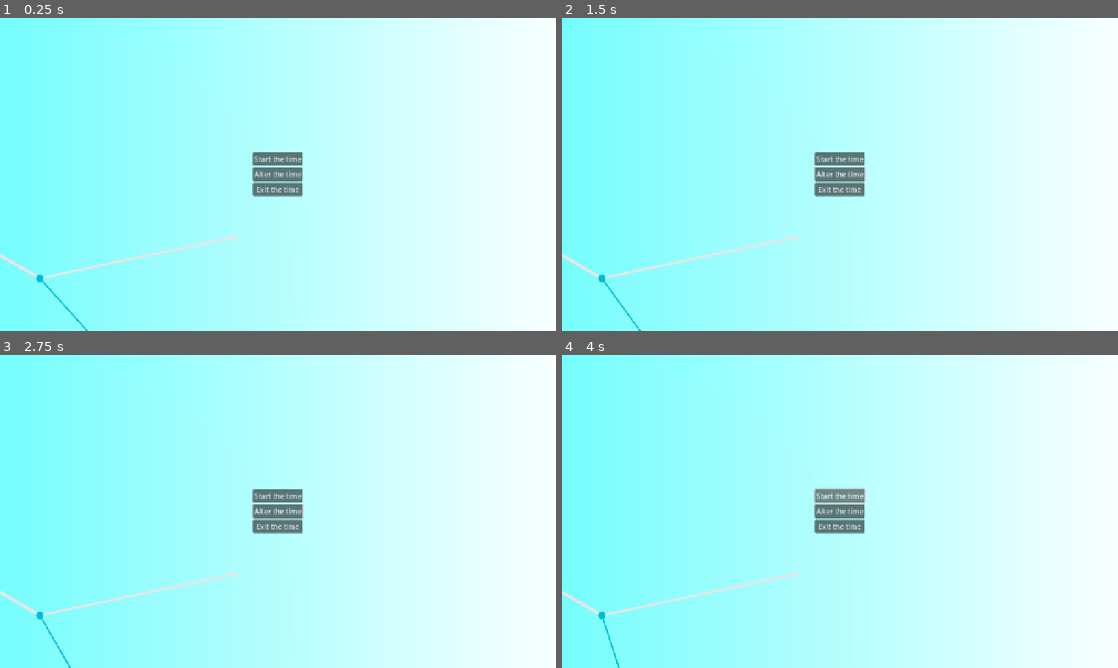
Above: before the commit, frames 1-4 (two rows, left to right).
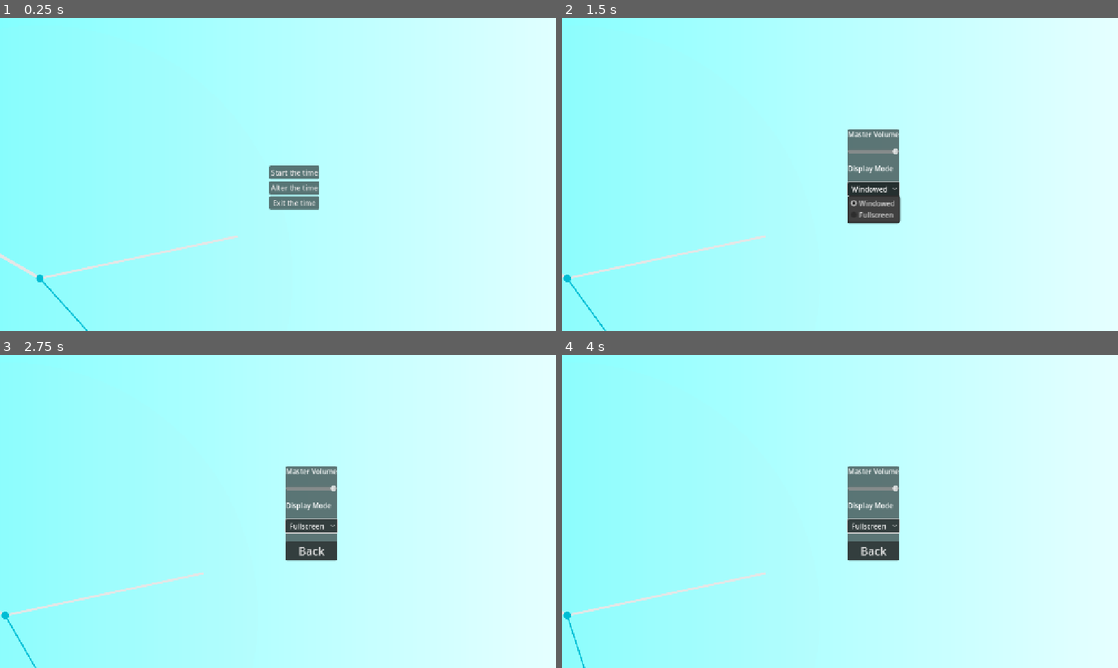
Above: after the commit, the same moments.

Repository: MisterIXI/gmtk25
Game: Godot game, scene res://scenes/main-menu/mainmenu.tscn
The game is run twice, just before and just after one commit, with the same random seed, the same clock (stepped at 60 frames per second) and the same inputs.
Inputs (mouse positions are in pixels of both pictures, inside the frame that each line leads up to):
- Up to frame 1 (0.25 s): no input
- Up to frame 2 (1.5 s): click "Alter the time" at 0.5 s; click (873, 190) at 1.25 s, where only the run after the commit has a clickable "Windowed"
- Up to frame 3 (2.75 s): click (311, 552) at 2 s, where only the run after the commit has a clickable "Back"
- Up to frame 4 (4 s): click (840, 495) at 2.75 s, where only the run before the commit has a clickable "Start the time"; click (840, 495) at 3.5 s, where only the run before the commit has a clickable "Start the time"

The runs differ from the first frame. In frame 1, 2.0% of the frame differs, in the area x 45-100%, y 0-100%; in frame 2, 4.3%, in the area x 0-61%, y 0-100%; in frame 3, 4.3%; in frame 4, 4.3%.

Commit message:
Flip flopping fuckity FUCK FUCK FUCK

Diff:
--- /dev/null
+++ b/scenes/main-menu/mainmenu.gd
@@ -0,0 +1,77 @@
+extends Control
+
+@onready var main_menu_buttons = %MainMenuButtons
+@onready var user_options = %UserOptions
+
+var active_tween: Tween
+
+func _ready() -> void:
+	#debugging brought to you by
+	#GEMINI :D
+	if not main_menu_buttons:
+		main_menu_buttons = get_node_or_null("MainMenuButtons")
+		if not main_menu_buttons:
+			push_error("MainMenuButtons node not found!")
+			return
+
+	if not user_options:
+		user_options = get_node_or_null("UserOptions")
+		if not user_options:
+			push_error("UserOptions node not found!")
+			return
+
+	if user_options.has_signal("back_pressed"):
+		user_options.back_pressed.connect(_on_user_options_back_pressed)
+	else:
+		push_error("UserOptions doesn't have back_pressed signal!")
+
+	user_options.visible = false
+	user_options.modulate.a = 0.0
+
+func _on_start_game_button_pressed() -> void:
+	pass
+
+func _on_options_button_pressed() -> void:
+	if not main_menu_buttons or not user_options:
+		return
+
+	if active_tween and active_tween.is_running():
+		return
+
+	active_tween = create_tween()
+
+	active_tween.parallel().tween_property(self, "position", Vector2(-80, 0), 0.3).set_trans(Tween.TRANS_SINE)
+	active_tween.parallel().tween_property(main_menu_buttons, "modulate:a", 0.0, 0.3)
+	active_tween.tween_callback(_show_options_menu)
+	active_tween.tween_property(user_options, "modulate:a", 1.0, 0.3)
+
+func _on_user_options_back_pressed() -> void:
+	if not main_menu_buttons or not user_options:
+		return
+
+	if active_tween and active_tween.is_running():
+		return
+
+	active_tween = create_tween()
+
+	active_tween.tween_property(user_options, "modulate:a", 0.0, 0.3)
+	active_tween.tween_callback(_show_main_menu)
+
+	active_tween.parallel().tween_property(self, "position", Vector2.ZERO, 0.3).set_trans(Tween.TRANS_SINE)
+	active_tween.parallel().tween_property(main_menu_buttons, "modulate:a", 1.0, 0.3)
+
+func _on_quit_button_pressed() -> void:
+	get_tree().quit()
+
+func _show_options_menu() -> void:
+	if main_menu_buttons and is_instance_valid(main_menu_buttons):
+		main_menu_buttons.visible = false
+	if user_options and is_instance_valid(user_options):
+		user_options.visible = true
+
+#thanks ai for showing me some fucking stupid fixes. I dont know
+func _show_main_menu() -> void:
+	if user_options and is_instance_valid(user_options):
+		user_options.visible = false
+	if main_menu_buttons and is_instance_valid(main_menu_buttons):
+		main_menu_buttons.visible = true
--- a/scenes/main-menu/mainmenu.tscn
+++ b/scenes/main-menu/mainmenu.tscn
@@ -1,6 +1,8 @@
-[gd_scene load_steps=4 format=3 uid="uid://b5t2jyubv6nib"]
+[gd_scene load_steps=6 format=3 uid="uid://b5t2jyubv6nib"]
 
-[ext_resource type="Script" uid="uid://cj5m4o8lwwtcw" path="res://scenes/main-menu/clock_background.gd" id="1_qs7d8"]
+[ext_resource type="Script" uid="uid://dm50r0agt5v6n" path="res://scenes/main-menu/mainmenu.gd" id="1_ngnu3"]
+[ext_resource type="Script" uid="uid://ck27ew68cm2ii" path="res://scenes/main-menu/clock_background.gd" id="1_qs7d8"]
+[ext_resource type="PackedScene" uid="uid://cwms5tpukff7t" path="res://scenes/main-menu/user_options.tscn" id="3_m4j2j"]
 
 [sub_resource type="Gradient" id="Gradient_qs7d8"]
 offsets = PackedFloat32Array(0.008230452, 1)
@@ -16,10 +18,11 @@
 anchor_bottom = 1.0
 grow_horizontal = 2
 grow_vertical = 2
+script = ExtResource("1_ngnu3")
 
 [node name="Sprite2D" type="Sprite2D" parent="."]
-position = Vector2(525.50006, 328)
-scale = Vector2(6.3476567, 853.5)
+position = Vector2(519, 309)
+scale = Vector2(9.300782, 1192.75)
 texture = SubResource("GradientTexture1D_ngnu3")
 
 [node name="ClockBackground" type="Control" parent="."]
@@ -33,7 +36,7 @@
 [node name="Timer" type="Timer" parent="ClockBackground"]
 autostart = true
 
-[node name="CenterContainer" type="CenterContainer" parent="."]
+[node name="SlidingContainer" type="Control" parent="."]
 layout_mode = 1
 anchors_preset = 15
 anchor_right = 1.0
@@ -41,19 +44,43 @@
 grow_horizontal = 2
 grow_vertical = 2
 
-[node name="VBoxContainer" type="VBoxContainer" parent="CenterContainer"]
+[node name="CenterStuff" type="CenterContainer" parent="SlidingContainer"]
+layout_mode = 1
+anchors_preset = -1
+anchor_right = 1.0
+anchor_bottom = 1.0
+offset_right = 75.0
+offset_bottom = 61.0
+grow_horizontal = 2
+grow_vertical = 2
+
+[node name="MainMenuButtons" type="VBoxContainer" parent="SlidingContainer/CenterStuff"]
+unique_name_in_owner = true
 layout_mode = 2
 
-[node name="Button" type="Button" parent="CenterContainer/VBoxContainer"]
+[node name="Button" type="Button" parent="SlidingContainer/CenterStuff/MainMenuButtons"]
 layout_mode = 2
 text = "Start the time"
 
-[node name="Button2" type="Button" parent="CenterContainer/VBoxContainer"]
+[node name="Button2" type="Button" parent="SlidingContainer/CenterStuff/MainMenuButtons"]
 layout_mode = 2
 text = "Alter the time"
 
-[node name="Button3" type="Button" parent="CenterContainer/VBoxContainer"]
+[node name="Button3" type="Button" parent="SlidingContainer/CenterStuff/MainMenuButtons"]
 layout_mode = 2
 text = "Exit the time"
 
+[node name="UserOptions" parent="SlidingContainer" instance=ExtResource("3_m4j2j")]
+unique_name_in_owner = true
+visible = false
+layout_mode = 1
+anchors_preset = -1
+offset_left = 157.0
+offset_top = 5.0
+offset_right = 157.0
+offset_bottom = 5.0
+
 [connection signal="timeout" from="ClockBackground/Timer" to="ClockBackground" method="_on_timer_timeout"]
+[connection signal="pressed" from="SlidingContainer/CenterStuff/MainMenuButtons/Button" to="." method="_on_start_button_pressed"]
+[connection signal="pressed" from="SlidingContainer/CenterStuff/MainMenuButtons/Button2" to="." method="_on_options_button_pressed"]
+[connection signal="pressed" from="SlidingContainer/CenterStuff/MainMenuButtons/Button3" to="." method="_on_quit_button_pressed"]
--- /dev/null
+++ b/scenes/main-menu/user_options.gd
@@ -0,0 +1,38 @@
+# user_options.gd
+extends Control
+
+# (FIX) Declare the signal so other nodes know it exists.
+signal back_pressed
+
+@onready var volume_slider = $CenterContainer/PanelContainer/VBoxContainer/VolumeSlider
+@onready var display_mode_button = $CenterContainer/PanelContainer/VBoxContainer/DisplayModeButton
+@onready var display_mode_label = $CenterContainer/PanelContainer/VBoxContainer/DisplayModeLabel
+
+const DISPLAY_MODES = [DisplayServer.WINDOW_MODE_WINDOWED,
+					  DisplayServer.WINDOW_MODE_EXCLUSIVE_FULLSCREEN]
+const DISPLAY_MODE_NAMES = ["Windowed", "Fullscreen"]
+
+func _ready():
+	var bus_idx = AudioServer.get_bus_index("Master")
+	volume_slider.value = db_to_linear(AudioServer.get_bus_volume_db(bus_idx)) * 100.0
+	if OS.has_feature("web"):
+		display_mode_button.hide()
+		display_mode_label.hide()
+	else:
+		for mode_name in DISPLAY_MODE_NAMES:
+			display_mode_button.add_item(mode_name)
+		var current_mode = DisplayServer.window_get_mode()
+		var current_mode_idx = DISPLAY_MODES.find(current_mode)
+		if current_mode_idx != -1:
+			display_mode_button.select(current_mode_idx)
+
+func _on_volume_slider_value_changed(value):
+	var bus_idx = AudioServer.get_bus_index("Master")
+	AudioServer.set_bus_volume_db(bus_idx, linear_to_db(value / 100.0))
+
+func _on_display_mode_button_item_selected(index):
+	DisplayServer.window_set_mode(DISPLAY_MODES[index])
+
+func _on_back_button_pressed():
+	# Instead of self.hide(), we now emit our custom signal.
+	emit_signal("back_pressed")
--- /dev/null
+++ b/scenes/main-menu/user_options.tscn
@@ -0,0 +1,50 @@
+[gd_scene load_steps=2 format=3 uid="uid://cwms5tpukff7t"]
+
+[ext_resource type="Script" uid="uid://df7idmhpu0xbb" path="res://scenes/main-menu/user_options.gd" id="1_w6jiu"]
+
+[node name="UserOptions" type="Control"]
+layout_mode = 3
+anchors_preset = 15
+anchor_right = 1.0
+anchor_bottom = 1.0
+grow_horizontal = 2
+grow_vertical = 2
+script = ExtResource("1_w6jiu")
+
+[node name="CenterContainer" type="CenterContainer" parent="."]
+layout_mode = 1
+anchors_preset = 15
+anchor_right = 1.0
+anchor_bottom = 1.0
+grow_horizontal = 2
+grow_vertical = 2
+
+[node name="PanelContainer" type="PanelContainer" parent="CenterContainer"]
+layout_mode = 2
+
+[node name="VBoxContainer" type="VBoxContainer" parent="CenterContainer/PanelContainer"]
+layout_mode = 2
+theme_override_constants/separation = 20
+
+[node name="Label" type="Label" parent="CenterContainer/PanelContainer/VBoxContainer"]
+layout_mode = 2
+text = "Master Volume"
+
+[node name="VolumeSlider" type="HSlider" parent="CenterContainer/PanelContainer/VBoxContainer"]
+layout_mode = 2
+
+[node name="DisplayModeLabel" type="Label" parent="CenterContainer/PanelContainer/VBoxContainer"]
+layout_mode = 2
+text = "Display Mode"
+
+[node name="DisplayModeButton" type="OptionButton" parent="CenterContainer/PanelContainer/VBoxContainer"]
+layout_mode = 2
+
+[node name="BackButton" type="Button" parent="CenterContainer/PanelContainer/VBoxContainer"]
+layout_mode = 2
+theme_override_font_sizes/font_size = 26
+text = "Back"
+
+[connection signal="value_changed" from="CenterContainer/PanelContainer/VBoxContainer/VolumeSlider" to="." method="_on_volume_slider_value_changed"]
+[connection signal="item_selected" from="CenterContainer/PanelContainer/VBoxContainer/DisplayModeButton" to="." method="_on_display_mode_button_item_selected"]
+[connection signal="pressed" from="CenterContainer/PanelContainer/VBoxContainer/BackButton" to="." method="_on_back_button_pressed"]
Not shown, added: scenes/main-menu/mainmenu.gd.uid
Not shown, added: scenes/main-menu/user_options.gd.uid
